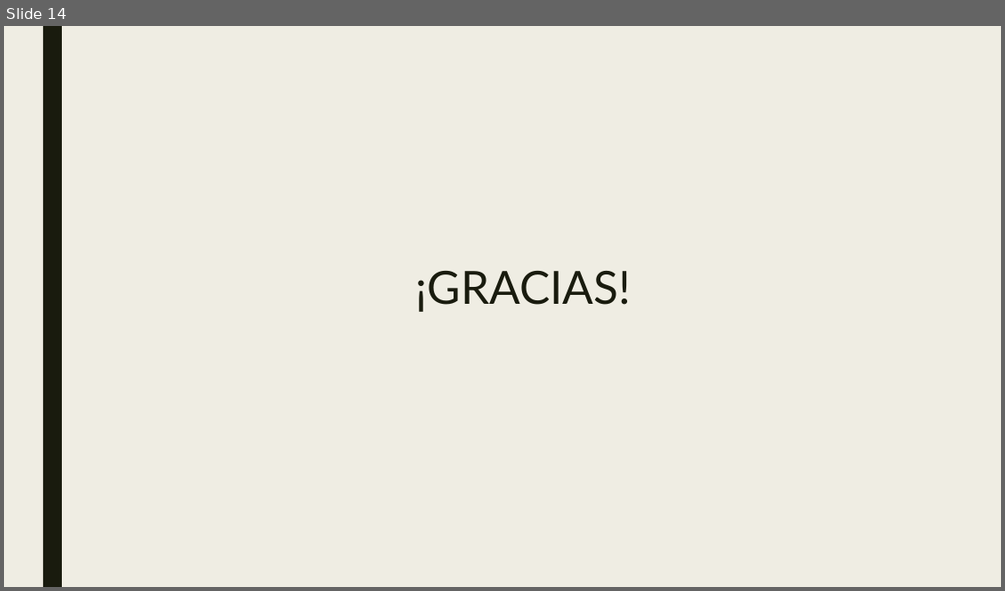
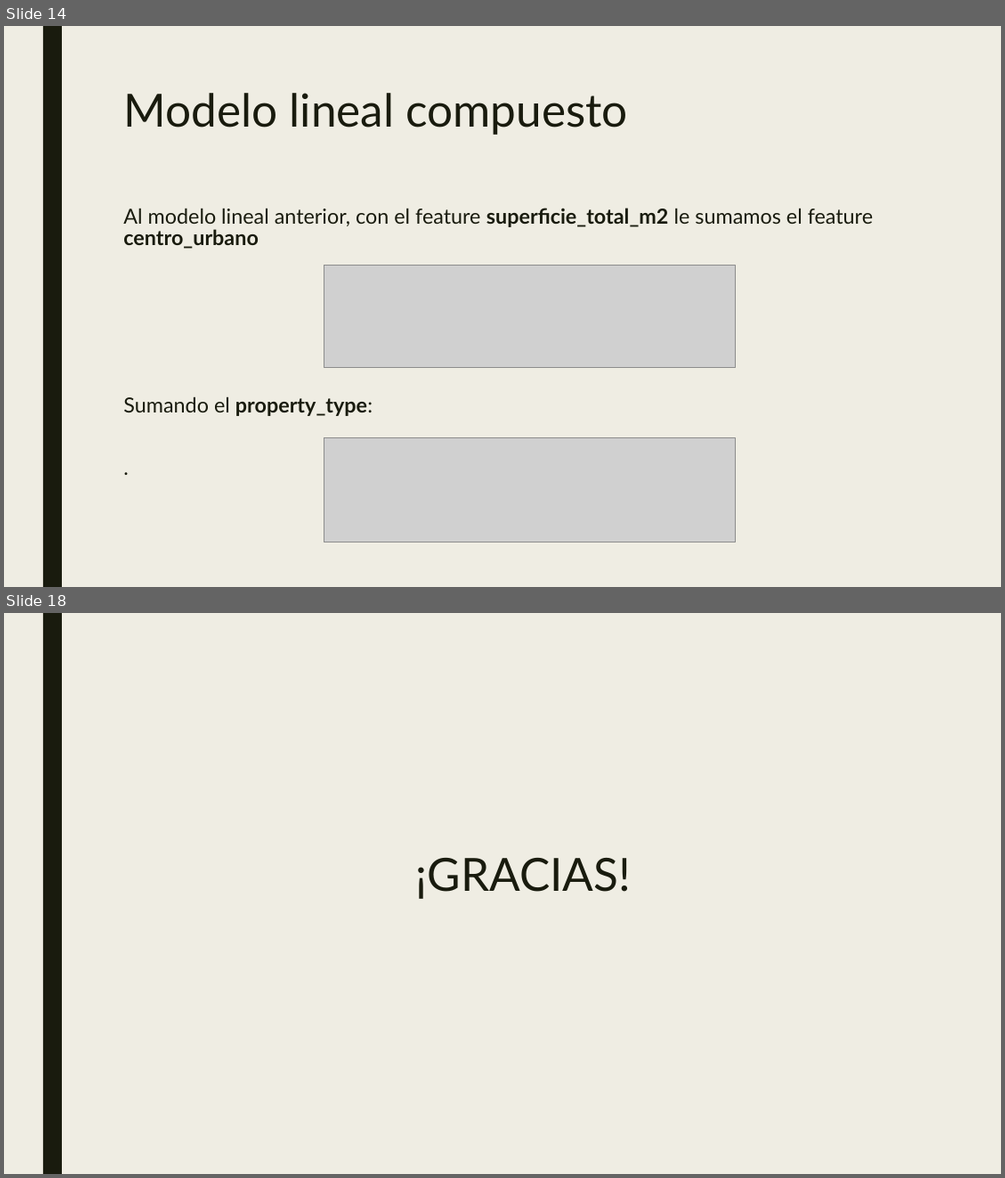
Before and after one commit to varelapablos/Desafio1-G3, a slide deck: Presentación - Desafio 2 - Regresión Lineal Properati.pptx. Shown one above the other, each under a label of ours: slide 14 before the commit, slides 14 and 18 after it; the slides between them are not shown. The pictures are 1005x591 and 1005x1178 pixels, drawn with LibreOffice and Linux fonts; fonts in the diff are those of the drawing; grey boxes stand for pictures. Boxes give left, top, right and bottom in pixels: in the first picture for what was removed or moved away, otherwise in the second. Text is boxed around its words. In the diff, an @@ line names an element or a change of style, - is before the commit and + after.

```diff
--- a/Presentación - Desafio 2 - Regresión Lineal Properati.pptx
+++ b/Presentación - Desafio 2 - Regresión Lineal Properati.pptx
@@ slide 14 added at box(4, 26, 1001, 587), background #EFEDE3; not listed: 1 template element that a slide beside it also shows @@
@@ title added at box(123, 93, 628, 135), 44 pt, text #191B0E @@
+Modelo lineal compuesto
@@ text added at box(123, 208, 873, 416), 20 pt, text #191B0E @@
+Al modelo lineal anterior, con el feature superficie_total_m2 le sumamos el feature centro_urbano
+Sumando el property_type:
+.
@@ picture added at box(324, 265, 736, 368) @@
@@ picture added at box(324, 438, 736, 542) @@
@@ what was slide 14 is now slide 18 @@
```
Also in this commit, not shown: 2 slides changed, 14 other slides added, 11 slides removed.
